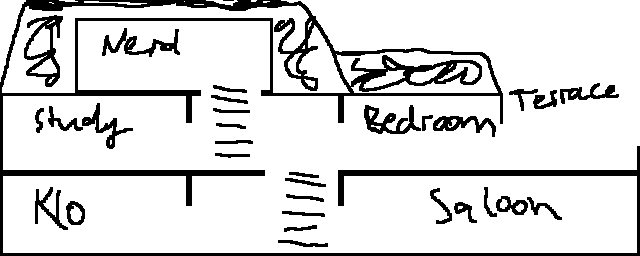
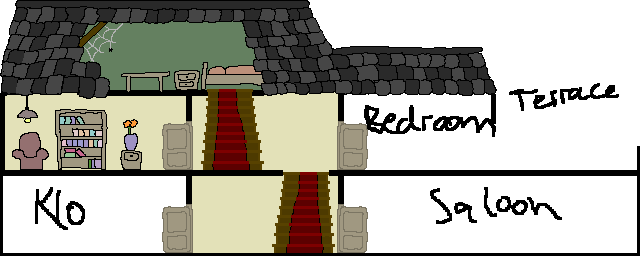
Comparing the layer stacks of the two 640 × 256 images. Changes:
added layer "interior" above "Background" over [12, 21, 368, 253]
painted on "Background" over [0, 0, 503, 253]
added layer "wallpaper" over [0, 10, 345, 253]
